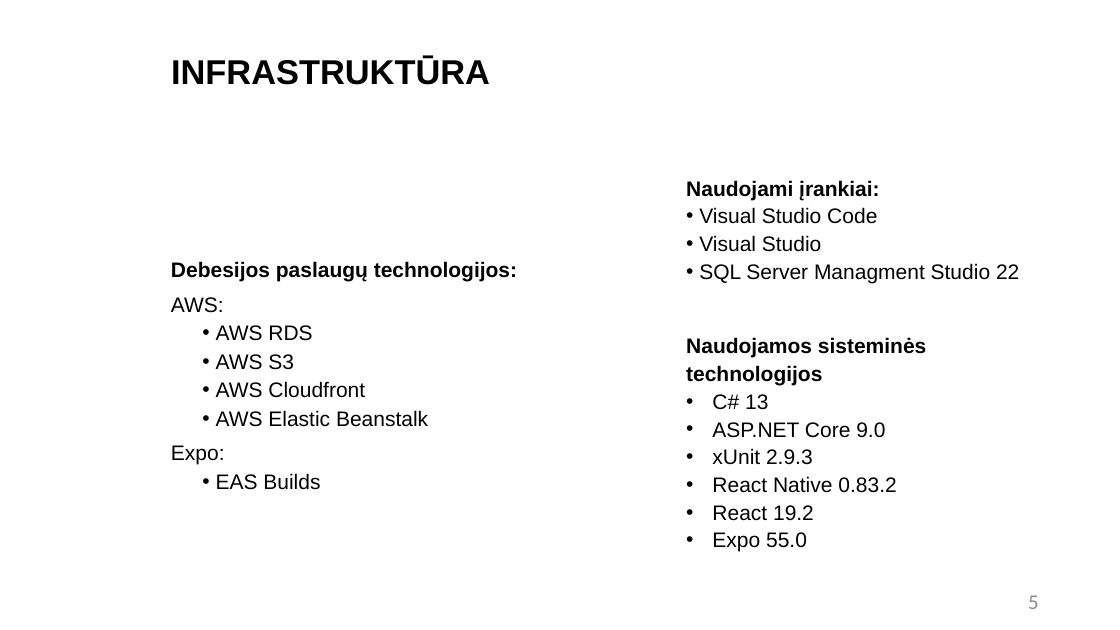
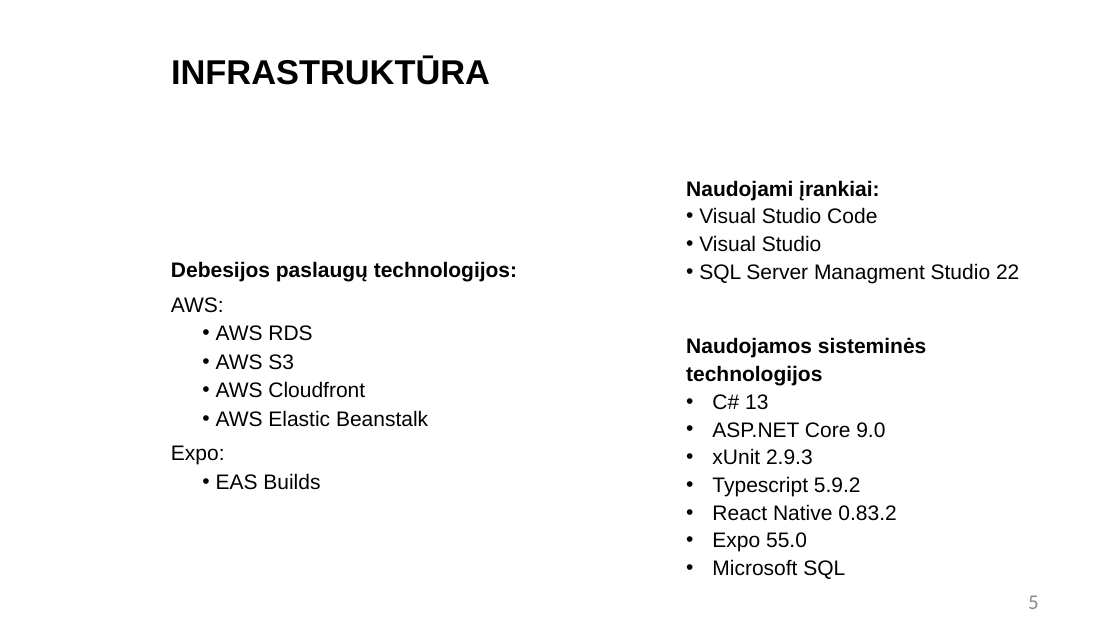
Before and after one commit to RedasNiuklys/Laisvalaikio-preki--dalinimosi-platforma, a slide deck: slide 5 of Office_stuff/Tarpinio Gynimo skaidrės.pptx. Drawn at 1120x630 pixels with LibreOffice and Linux fonts; fonts in the diff are those of the drawing; background and template pictures are left out. Boxes give left, top, right and bottom in pixels: in the first picture for what was removed or moved away, otherwise in the second. Text is boxed around its words. In the diff, an @@ line names an element or a change of style, - is before the commit and + after.

```diff
--- a/Office_stuff/Tarpinio Gynimo skaidrės.pptx
+++ b/Office_stuff/Tarpinio Gynimo skaidrės.pptx
@@ text at (712,476,861,497): paragraph added @@
+• Typescript 5.9.2
@@ text at (712,505,814,521): paragraph removed @@
-• React 19.2
@@ text at (712,559,845,579): paragraph added @@
+• Microsoft SQL
```
Also in this commit, not shown: 6 other slides changed, 23 other files.
